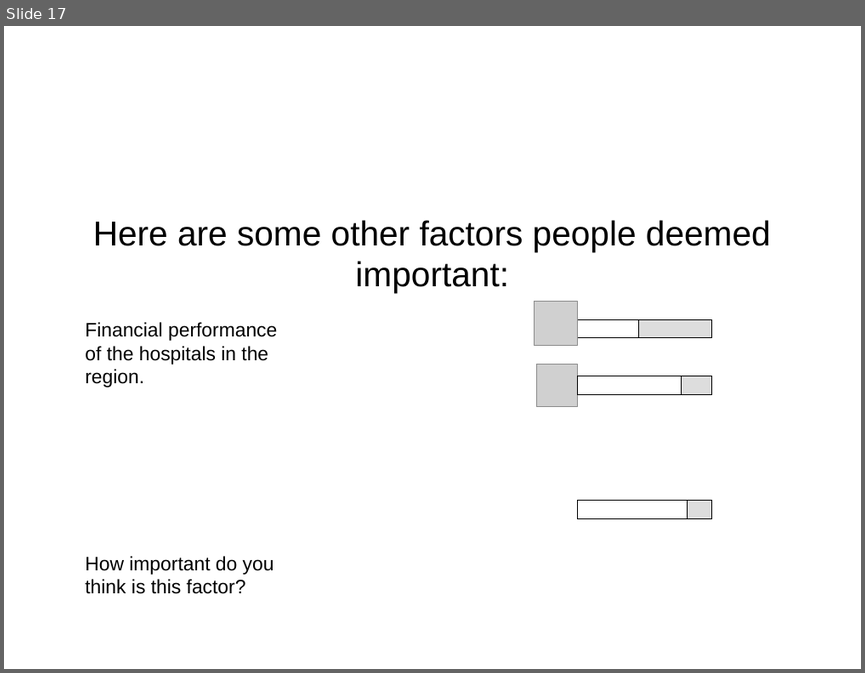
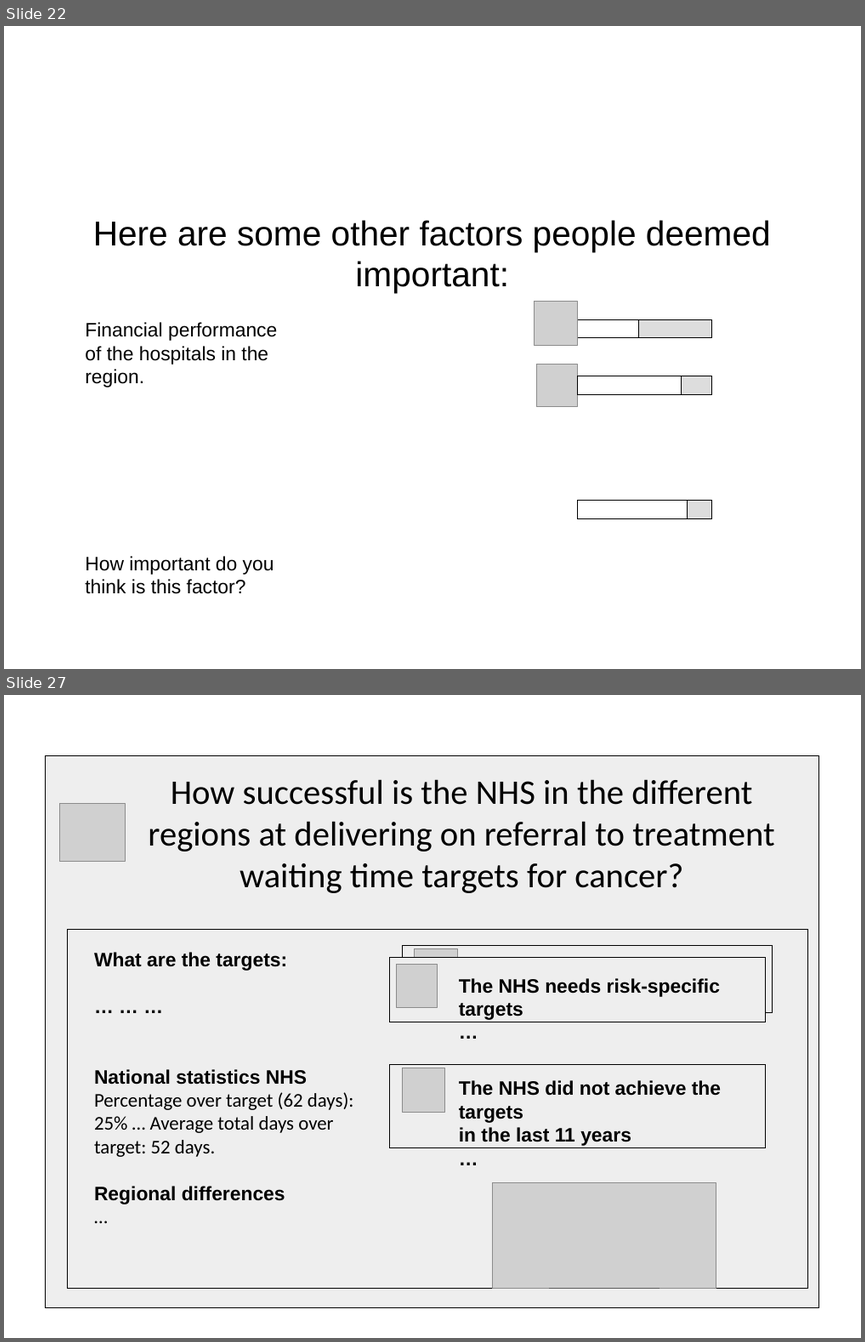
Before and after one commit to PabloLeon/model-driven-journalism, a slide deck: documents/storyboard.pptx. Shown one above the other, each under a label of ours: slide 17 before the commit, slides 22 and 27 after it; the slides between them are not shown. The pictures are 865x673 and 865x1342 pixels, drawn with LibreOffice and Linux fonts; fonts in the diff are those of the drawing; grey boxes stand for pictures. Boxes give left, top, right and bottom in pixels: in the first picture for what was removed or moved away, otherwise in the second. Text is boxed around its words. In the diff, an @@ line names an element or a change of style, - is before the commit and + after.

```diff
--- a/documents/storyboard.pptx
+++ b/documents/storyboard.pptx
@@ slide 27 added at [4, 695, 861, 1338], background #FFFFFF @@
@@ freeform shape added at [45, 756, 820, 1308], fill #EEEEEE, outline #000000 0 pt @@
@@ text added at [148, 779, 774, 893], 32 pt, text #000000 @@
+How successful is the NHS in the different regions at delivering on referral to treatment waiting time targets for cancer?
@@ picture added at [60, 804, 126, 862] @@
@@ freeform shape added at [67, 929, 808, 1287], fill #EEEEEE, outline #000000 0 pt @@
@@ freeform shape added at [402, 946, 772, 1013], fill #EEEEEE, outline #000000 0 pt @@
@@ picture added at [415, 948, 457, 993] @@
@@ text added at [94, 952, 354, 1204], 18 pt, text #000000 @@
+What are the targets:
+… … …
+National statistics NHS
+Percentage over target (62 days): 25% … Average total days over target: 52 days.
+Regional differences
+…
@@ freeform shape added at [390, 957, 765, 1022], fill #EEEEEE, outline #000000 0 pt @@
@@ picture added at [397, 964, 437, 1007] @@
@@ text added at [459, 978, 720, 1020], 18 pt, text #000000, bold @@
+The NHS needs risk-specific targets
+…
@@ freeform shape added at [390, 1064, 765, 1147], fill #EEEEEE, outline #000000 0 pt @@
@@ picture added at [402, 1067, 445, 1111] @@
@@ text added at [459, 1080, 721, 1145], 18 pt, text #000000, bold @@
+The NHS did not achieve the targets
+in the last 11 years
+…
@@ picture added at [492, 1183, 716, 1287] @@
@@ what was slide 17 is now slide 22 @@
```
Also in this commit, not shown: 8 slides changed, 8 other slides added, 1 slide removed, 1 other file.
